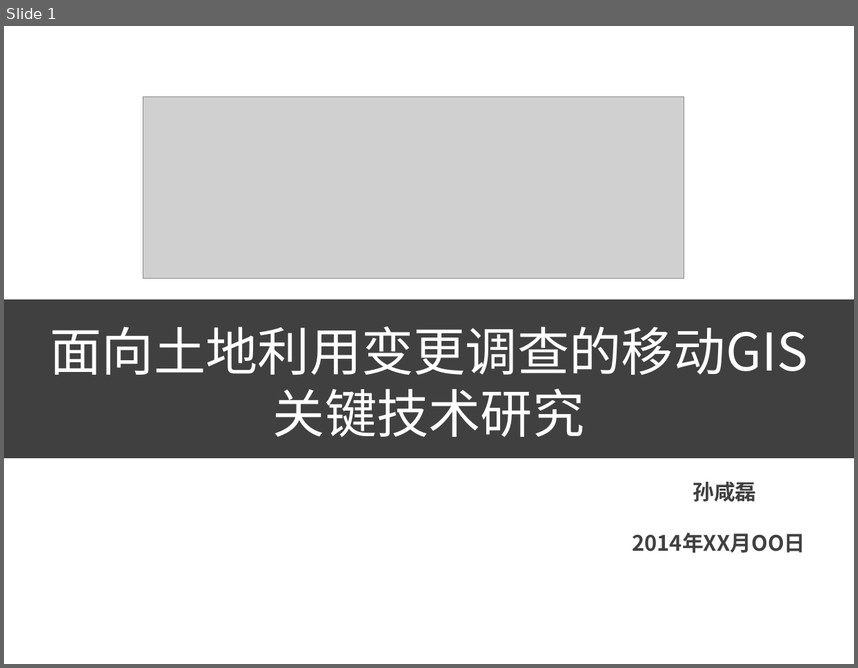
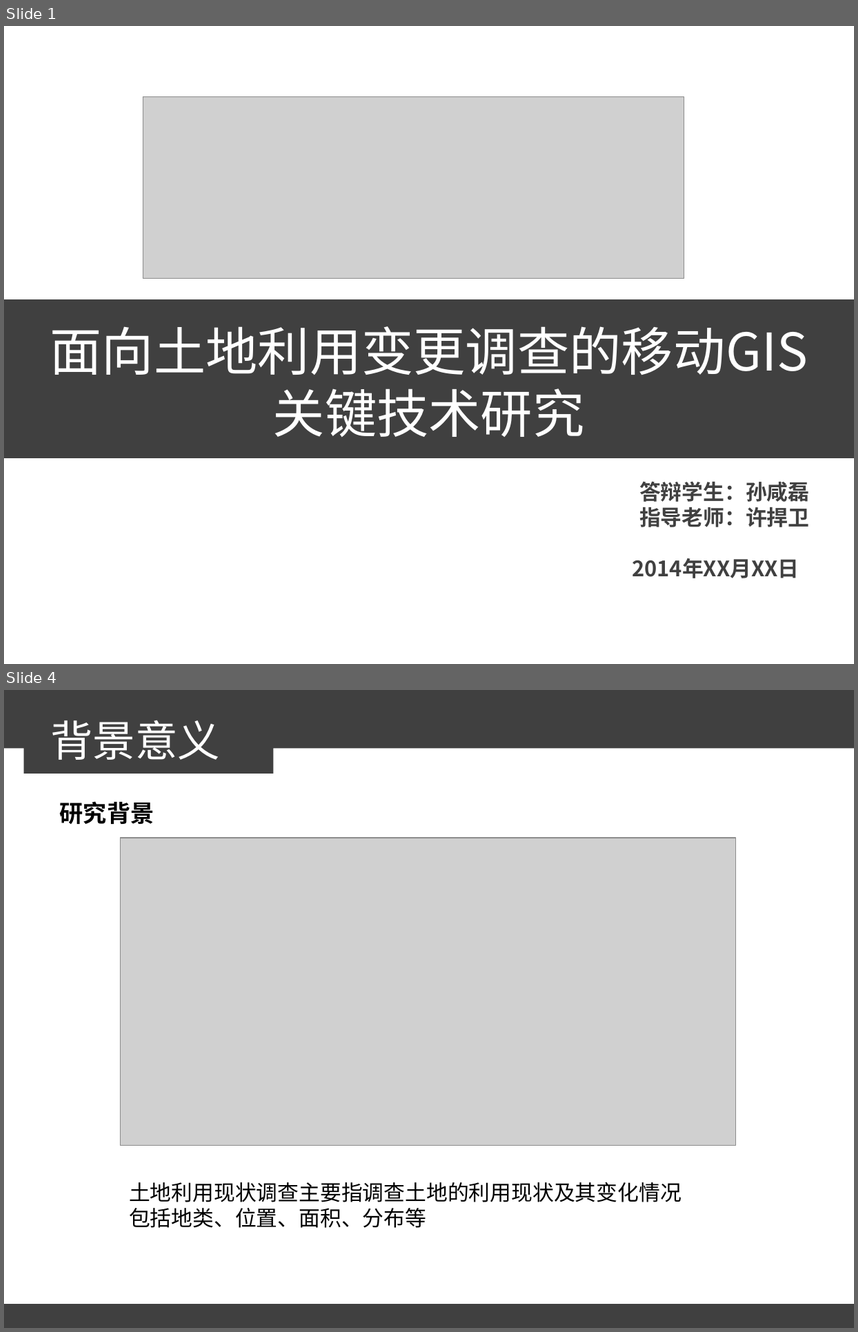
Before and after one commit to sunxianlei/MyThesis, a slide deck: 汇报答辩/论文答辩.ppt. Shown one above the other, each under a label of ours: slide 1 before the commit, slides 1 and 4 after it; the slides between them are not shown. The pictures are 858x668 and 858x1332 pixels, drawn with LibreOffice and Linux fonts; fonts in the diff are those of the drawing; grey boxes stand for pictures. Boxes give left, top, right and bottom in pixels: in the first picture for what was removed or moved away, otherwise in the second. Text is boxed around its words. In the diff, an @@ line names an element or a change of style, - is before the commit and + after.

```diff
--- a/汇报答辩/论文答辩.ppt
+++ b/汇报答辩/论文答辩.ppt
@@ slide 4 added at <box>4,690,854,1328</box>, background #FFFFFF @@
@@ rectangle added at <box>4,690,854,749</box>, fill #404040 @@
@@ rectangle added at <box>23,716,274,774</box>, fill #404040 @@
@@ text added at <box>50,720,220,760</box>, 36 pt, text #FFFFFF @@
+背景意义
@@ text added at <box>60,801,154,824</box>, 20 pt, text #000000, bold @@
+研究背景
@@ picture added at <box>121,838,736,1145</box> @@
@@ text added at <box>129,1182,682,1228</box>, 18 pt, text #000000 @@
+土地利用现状调查主要指调查土地的利用现状及其变化情况
+包括地类、位置、面积、分布等
@@ rectangle added at <box>4,1304,854,1328</box>, fill #404040 @@
@@ slide 1 changed as well @@
@@ text at <box>632,481,809,578</box>: text changed @@
-孙咸磊
-2014年XX月OO日
+答辩学生：孙咸磊
+指导老师：许捍卫
+2014年XX月XX日
```
Also in this commit, not shown: 2 other slides changed, 25 other slides added, 1 slide removed.
